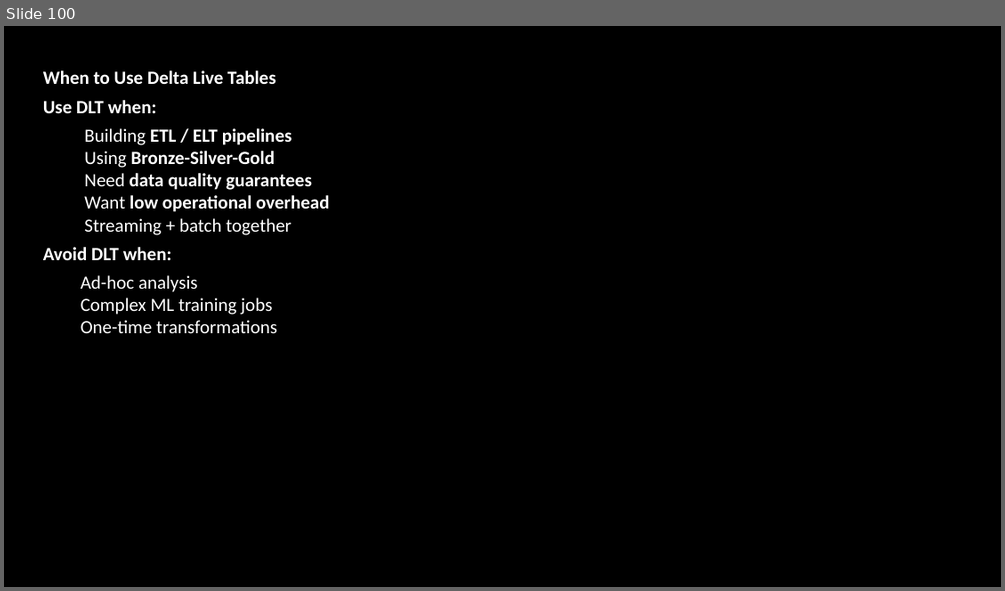
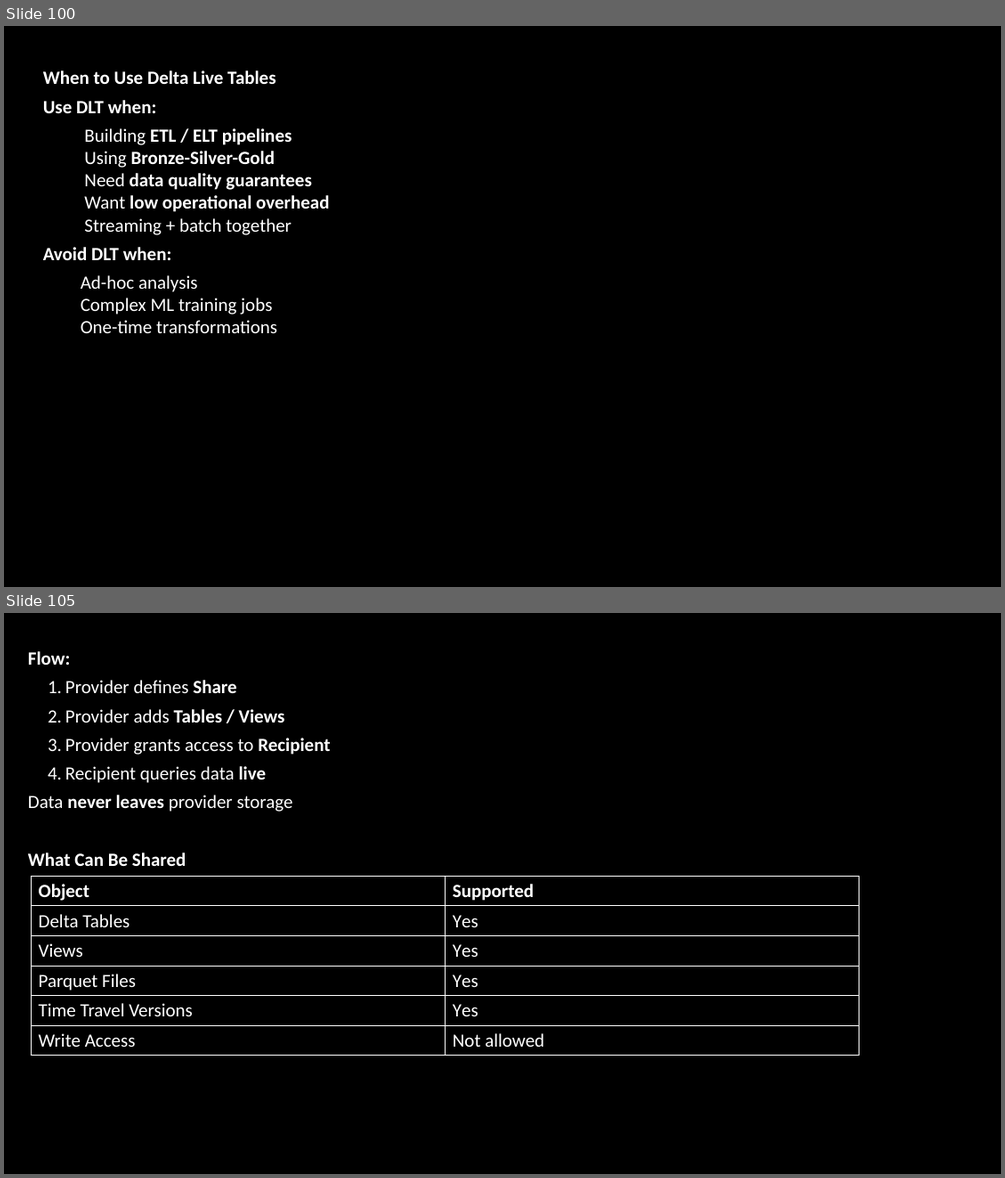
Before and after one commit to babjeereddy/revature_databrics, a slide deck: databrics/Databrics.pptx. Shown one above the other, each under a label of ours: slide 100 before the commit, slides 100 and 105 after it; the slides between them are not shown. The pictures are 1005x591 and 1005x1178 pixels, drawn with LibreOffice and Linux fonts; fonts in the diff are those of the drawing; background and template pictures are left out. Boxes give left, top, right and bottom in pixels: in the first picture for what was removed or moved away, otherwise in the second. Text is boxed around its words. In the diff, an @@ line names an element or a change of style, - is before the commit and + after.

```diff
--- a/databrics/Databrics.pptx
+++ b/databrics/Databrics.pptx
@@ slide 105 added at box(4, 613, 1001, 1174), background picture (left out) @@
@@ text added at box(28, 651, 330, 866), 18 pt, text #FFFFFF @@
+Flow:
+  1. Provider defines Share
+  2. Provider adds Tables / Views
+  3. Provider grants access to Recipient
+  4. Recipient queries data live
+Data never leaves provider storage
+What Can Be Shared
@@ table added at box(31, 876, 859, 1055), 6 rows, 2 columns @@
+Object | Supported
+Delta Tables | Yes
+Views | Yes
+Parquet Files | Yes
+Time Travel Versions | Yes
+Write Access | Not allowed
```
Also in this commit, not shown: 2 slides changed, 36 other slides added.
